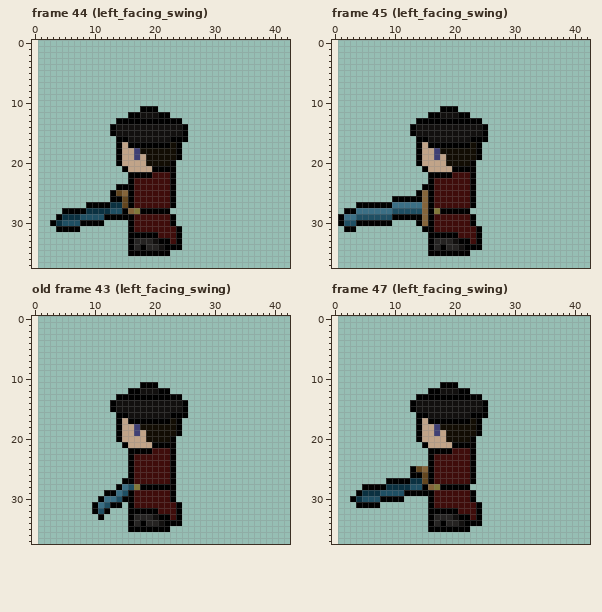
A pixel-art file gets an edit: art/highwayman/highwayman.ase. The picture above is the old version.
52x48 pixels, 48 frames. Shown: frame 44 (left_facing_swing): x 0..42, y 0..37; frame 45 (left_facing_swing): x 0..42, y 0..37; old frame 43 (left_facing_swing): x 0..42, y 0..37; frame 47 (left_facing_swing): x 0..42, y 0..37. The old version is drawn lined up with the new one, on the new canvas. The commit also changed other frames, which this record leaves out.
The result:
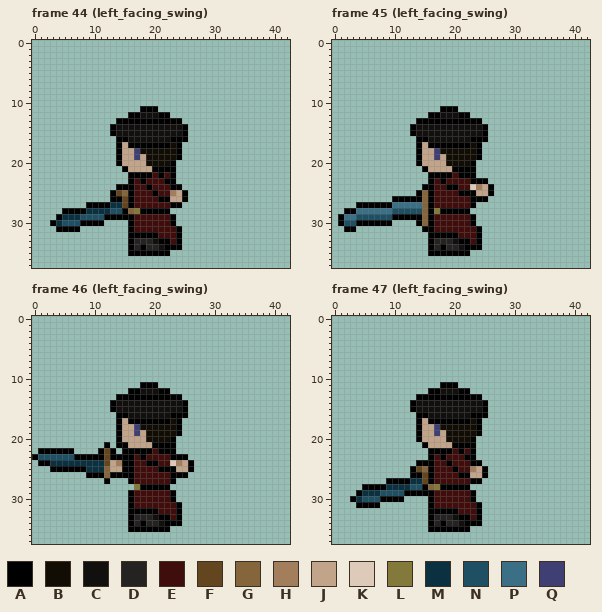
Palette (. is transparent): A #000000  B #120d04  C #12100f  D #252322  E #3f0d0b  F #63461f  G #85653b  H #a37e5d  J #c1a489  K #ddcab8  L #82793b  M #0b3141  N #1f4f63  P #3b6f85  Q #3f3f74
A new or re-ordered frame is compared with the old frame closest to it.
The commit says: add arm to left-facing swing animation for hihghhwayman
The edit:
canvas 52x48 -> 54x48, the old top-left corner now at 1,0
frames re-ordered
Frame 44 (left_facing_swing):
Colour A is added in row 24 at x 24; in rows 25 to 26 at x 25; in row 27 at x 24.
Colour A replaces colour E in row 22 at x 21; in row 23 at x 18 and 22; in row 24 at x 19; in row 25 at x 20; in row 26 at x 21 to 22.
Colour H replaces colour A in row 25 at x 23.
Colour J is added in rows 25 to 26 at x 24.
Colour J replaces colour A in row 26 at x 23.
Frame 45 (left_facing_swing):
Colour A is added in row 23 at x 24 to 25; in rows 24 to 25 at x 26; in row 26 at x 24 to 25.
Colour A replaces colour E in row 22 at x 21 to 22; in row 23 at x 18; in row 24 at x 19 to 20; in row 25 at x 21 to 22.
Colour H is added in row 24 at x 24.
Colour J is added in row 24 at x 25; in row 25 at x 24 to 25.
Colour K replaces colour A in row 24 at x 23.
Frame 46 (left_facing_swing) against old frame 43 (left_facing_swing):
Colour A is added in row 21 at x 12 and 14; in row 22 at x 1 to 6, 11, 13 and 15; in row 23 at x 0, 7 to 11, 13 to 15 and 24 to 25; in row 24 at x 1 to 2, 15 and 26; in row 25 at x 3 to 8, 15 and 26; in row 26 at x 9 to 11, 13 to 15 and 24 to 25.
Colour A is added in row 27 at x 12.
Colour A replaces colour E in row 22 at x 21 to 22; in row 23 at x 18; in row 24 at x 19 to 20; in row 25 at x 21 to 22.
Colour F is added in rows 22 to 24 at x 12.
Colour G is added in rows 25 to 26 at x 12.
Colour H is added in row 24 at x 14 and 24.
Colour J is added in row 24 at x 13 and 25; in row 25 at x 13 to 14 and 24 to 25.
Colour K replaces colour A in row 24 at x 23.
Colour M is added in row 24 at x 3 to 11; in row 25 at x 9 to 11.
Colour N is added in row 23 at x 1 to 6.
The author cleared colour A in row 27 at x 15; in row 28 at x 14 and 23; in row 29 at x 12 to 13; in row 30 at x 11 and 15; in row 31 at x 10 and 13 to 14; in row 32 at x 10 and 12.
The author cleared colour A in row 33 at x 11.
The author cleared colour N in row 28 at x 16; in row 29 at x 15; in row 30 at x 14; in row 31 at x 12; in row 32 at x 11.
The author cleared colour P in row 28 at x 15; in row 29 at x 14; in row 30 at x 12 to 13; in row 31 at x 11.
Frame 47 (left_facing_swing):
Colour A is added in row 24 at x 14 to 15 and 24; in rows 25 to 26 at x 25; in row 27 at x 24.
Colour A replaces colour E in row 22 at x 21; in row 23 at x 18 and 22; in row 24 at x 19; in row 25 at x 20; in row 26 at x 21 to 22.
Colour H replaces colour A in row 25 at x 23.
Colour J is added in rows 25 to 26 at x 24.
Colour J replaces colour A in row 26 at x 23.
